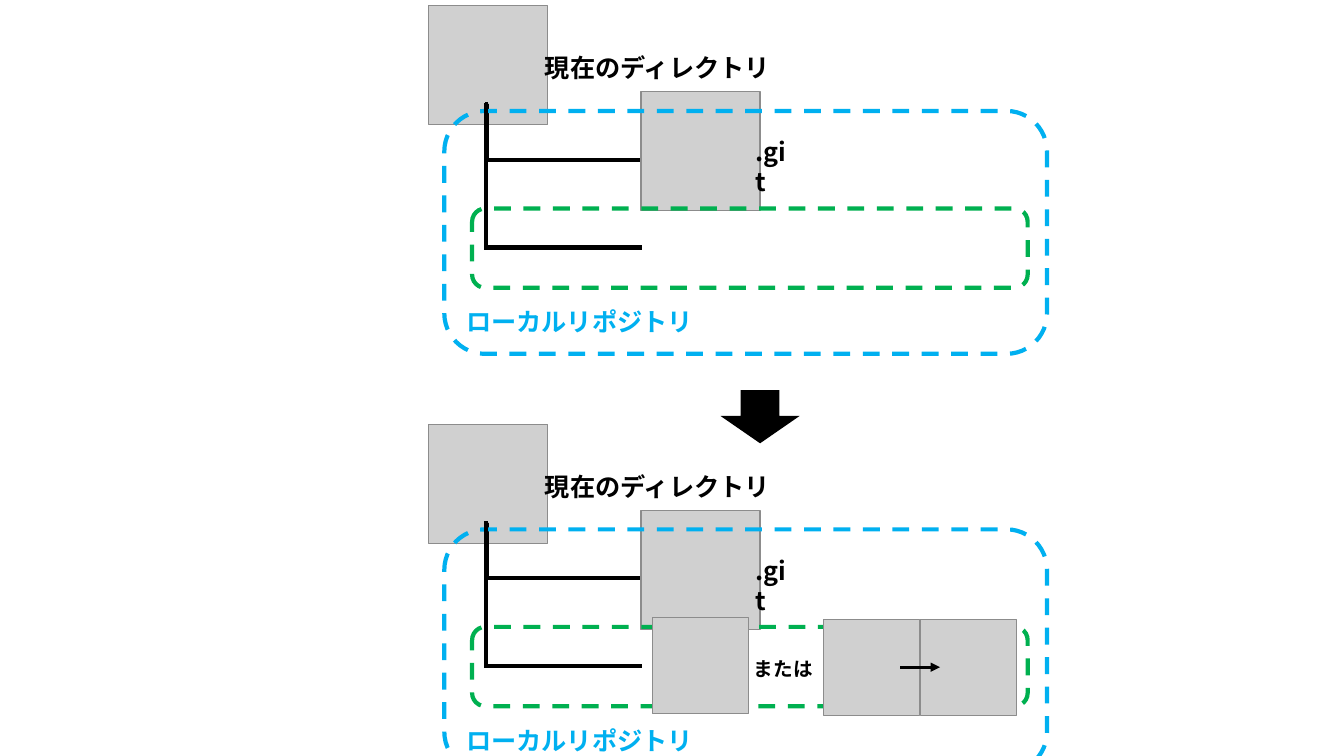
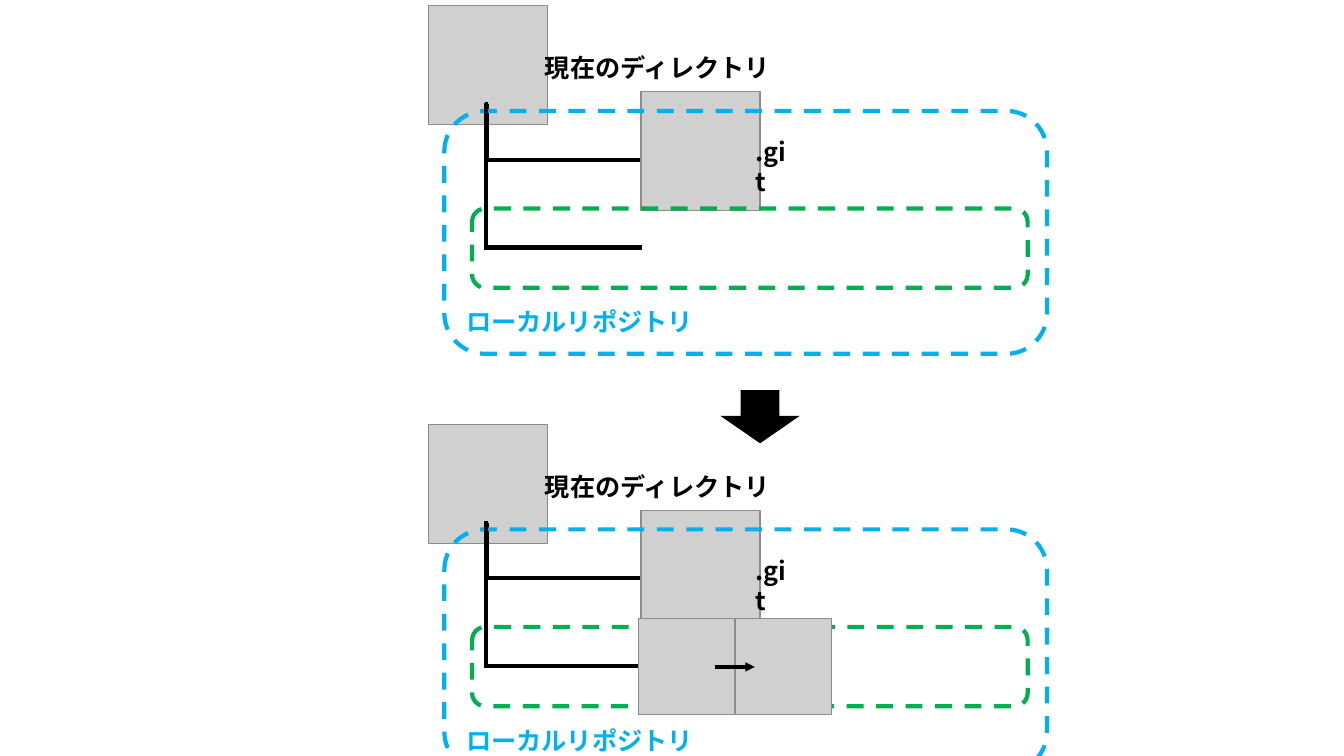
Before and after one commit to nishida2073/ai_navive, a slide deck: slide 27 of 01_テキスト/Git入門_図.pptx. Drawn at 1344x756 pixels with LibreOffice and Linux fonts; fonts in the diff are those of the drawing; grey boxes stand for pictures. Boxes give left, top, right and bottom in pixels: in the first picture for what was removed or moved away, otherwise in the second. Text is boxed around its words. In the diff, an @@ line names an element or a change of style, - is before the commit and + after.

```diff
--- a/01_テキスト/Git入門_図.pptx
+++ b/01_テキスト/Git入門_図.pptx
@@ picture moved from (x1=652, y1=618, x2=748, y2=714) to (x1=638, y1=619, x2=734, y2=715) @@
@@ picture moved from (x1=824, y1=619, x2=920, y2=715) to (x1=736, y1=619, x2=832, y2=715) @@
@@ picture removed at (x1=921, y1=619, x2=1016, y2=715) @@
@@ arrow moved from (900, 667) - (941, 667) to (715, 667) - (755, 667) @@
@@ text removed at (x1=754, y1=660, x2=813, y2=677) @@
-または
```
Also in this commit, not shown: 2 other slides changed, 1 other file.
